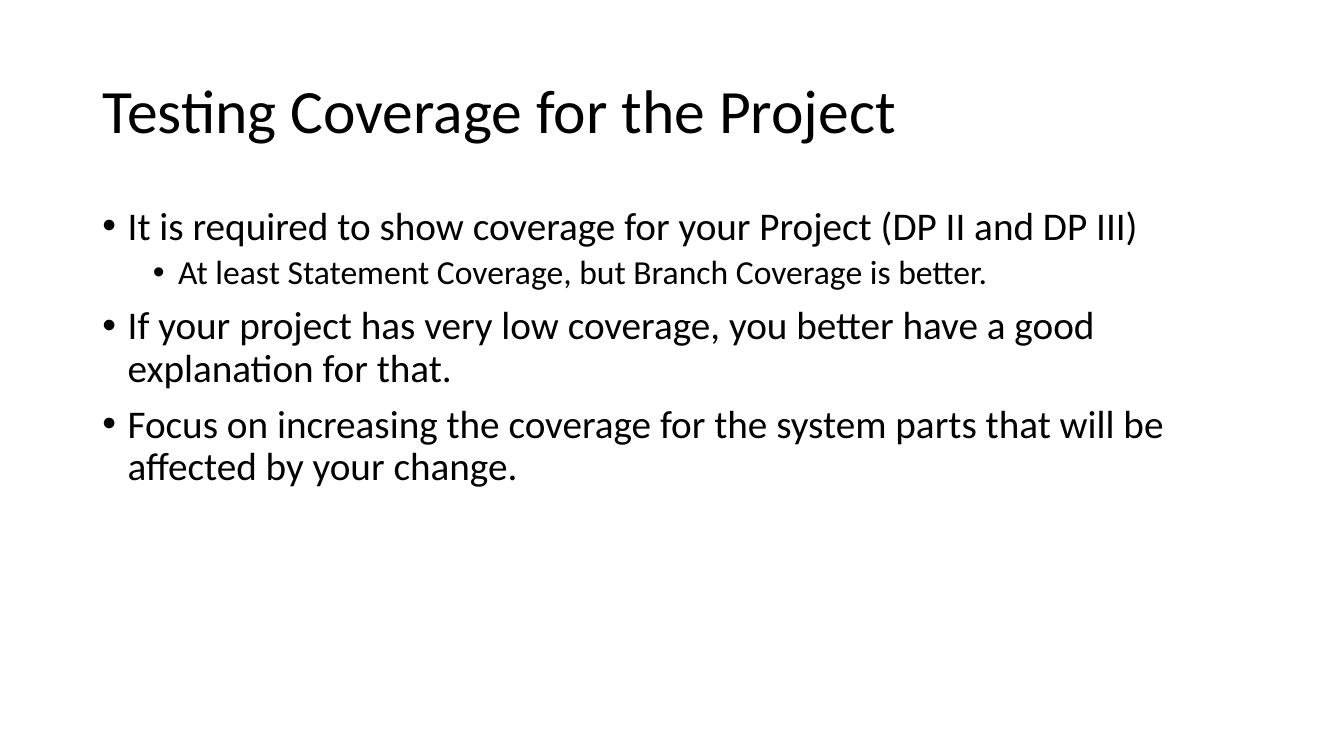
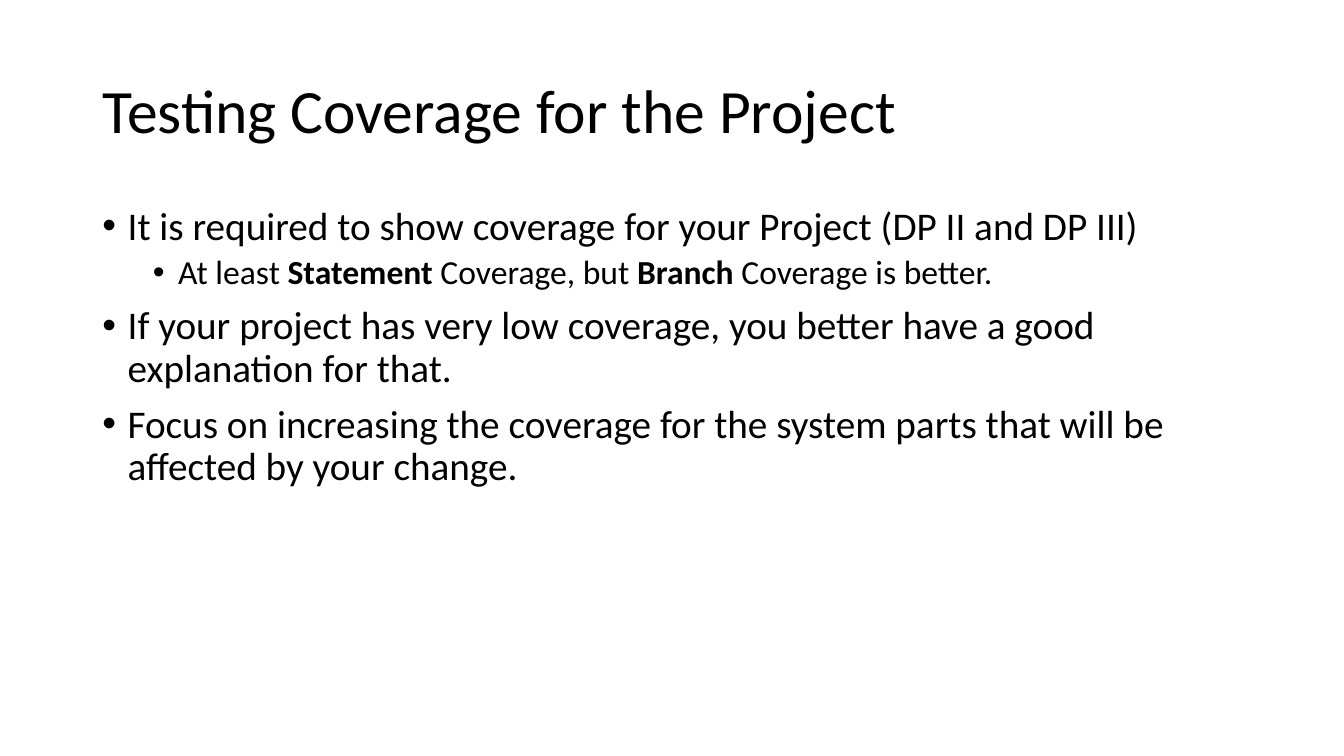
Before and after one commit to johnxu21/johnxu21.github.io, a slide deck: slide 42 of teaching/CS472/Timetable/Testing-2033-fall.pptx. Drawn at 1344x756 pixels with LibreOffice and Linux fonts; fonts in the diff are those of the drawing. Boxes give left, top, right and bottom in pixels: in the first picture for what was removed or moved away, otherwise in the second. Text is boxed around its words. In the diff, an @@ line names an element or a change of style, - is before the commit and + after.

```diff
--- a/teaching/CS472/Timetable/Testing-2033-fall.pptx
+++ b/teaching/CS472/Timetable/Testing-2033-fall.pptx
@@ text at (178, 260, 993, 290): bold on in "Statement Branch" @@
```
Also in this commit, not shown: 10 other slides changed, 1 slide added, 1 slide removed, 3 other files.
